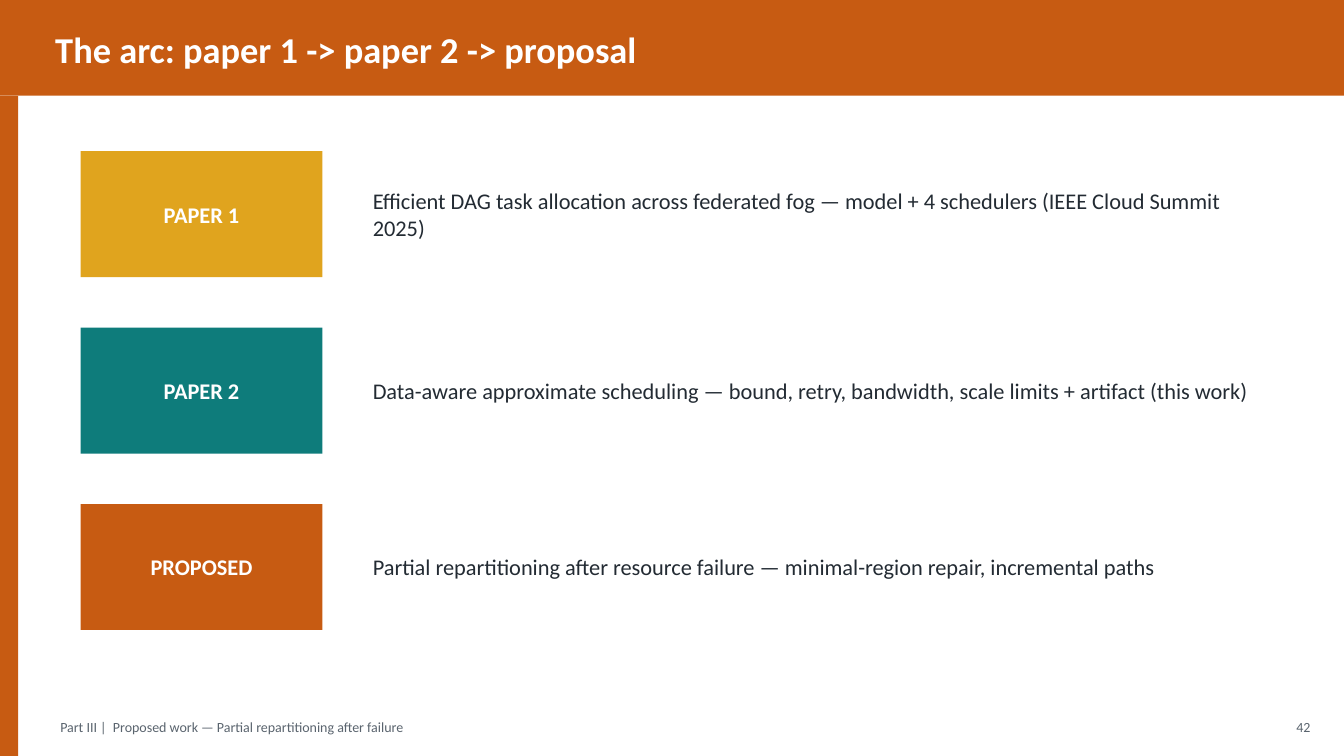
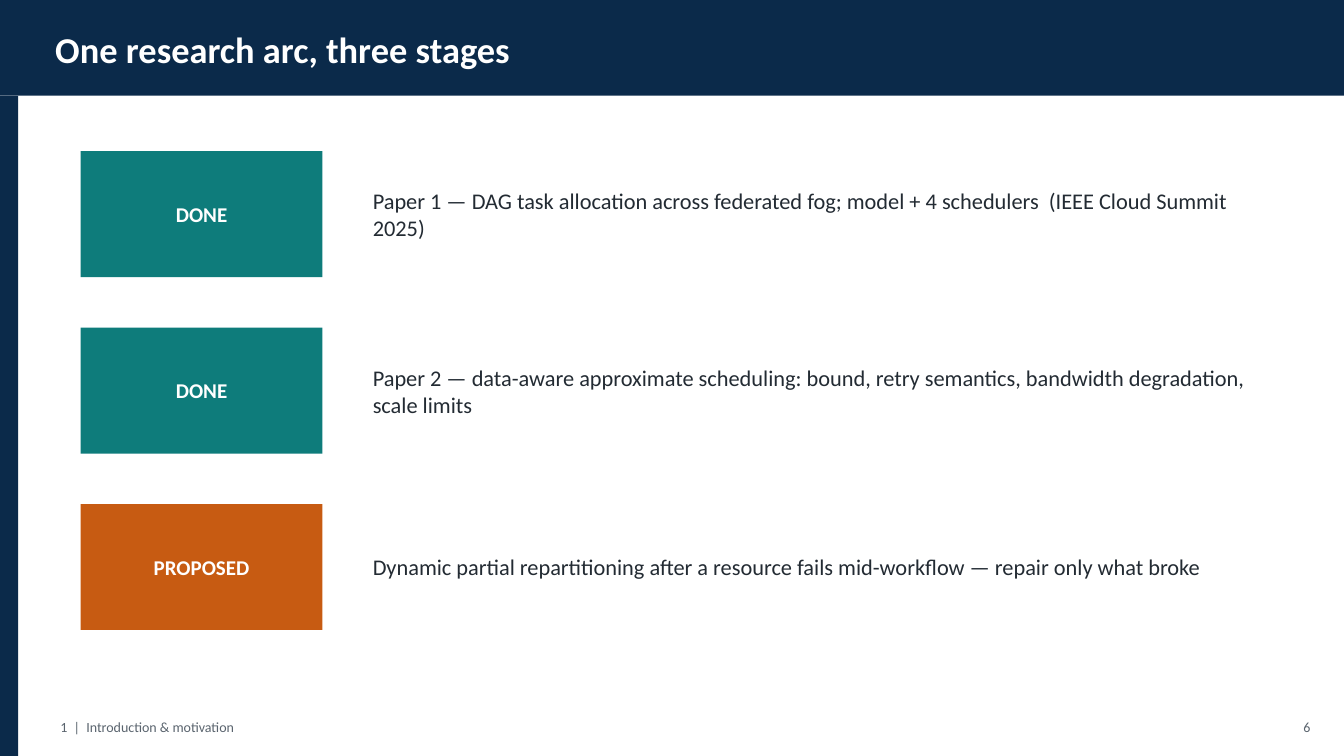
Before and after one commit to gayanigupta/data-aware-scheduling, a slide deck: slide 7 of slides/data-aware-scheduling.pptx (slide 43 before the commit). Drawn at 1344x756 pixels with LibreOffice and Linux fonts; fonts in the diff are those of the drawing. Boxes give left, top, right and bottom in pixels: in the first picture for what was removed or moved away, otherwise in the second. Text is boxed around its words. In the diff, an @@ line names an element or a change of style, - is before the commit and + after.

Commit message:
Rebuild proposal deck and document with full structure and depth

```diff
--- a/slides/data-aware-scheduling.pptx
+++ b/slides/data-aware-scheduling.pptx
@@ rectangle at box(0, 0, 1344, 96): fill #C75B12 to #0B2A4A @@
@@ text at box(55, 37, 510, 69): text changed @@
-The arc: paper 1 -> paper 2 -> proposal
+One research arc, three stages
@@ rectangle at box(0, 96, 18, 756): fill #C75B12 to #0B2A4A @@
@@ rectangle at box(81, 151, 323, 277): fill #E0A41E to #0E7C7B @@
@@ text at box(176, 208, 227, 222): text changed; size 16 to 15 pt @@
-PAPER 1
+DONE
@@ text at box(373, 193, 1226, 239): text changed @@
-Efficient DAG task allocation across federated fog — model + 4 schedulers (IEEE Cloud Summit 2025)
+Paper 1 — DAG task allocation across federated fog; model + 4 schedulers (IEEE Cloud Summit 2025)
@@ text at box(176, 384, 227, 398): text changed; size 16 to 15 pt @@
-PAPER 2
+DONE
@@ text at box(373, 370, 1244, 413): text changed @@
-Data-aware approximate scheduling — bound, retry, bandwidth, scale limits + artifact (this work)
+Paper 2 — data-aware approximate scheduling: bound, retry semantics, bandwidth degradation, scale limits
@@ text "PROPOSED" at box(154, 561, 250, 575): size 16 to 15 pt @@
@@ text at box(373, 559, 1199, 579): text changed @@
-Partial repartitioning after resource failure — minimal-region repair, incremental paths
+Dynamic partial repartitioning after a resource fails mid-workflow — repair only what broke
@@ text at box(60, 722, 234, 732): text changed @@
-Part III | Proposed work — Partial repartitioning after failure
+1 | Introduction & motivation
@@ text at box(1303, 722, 1310, 732): text changed @@
-42
+6
```
Also in this commit, not shown: 20 other slides changed, 24 slides added, 22 slides removed, 2 other files.
